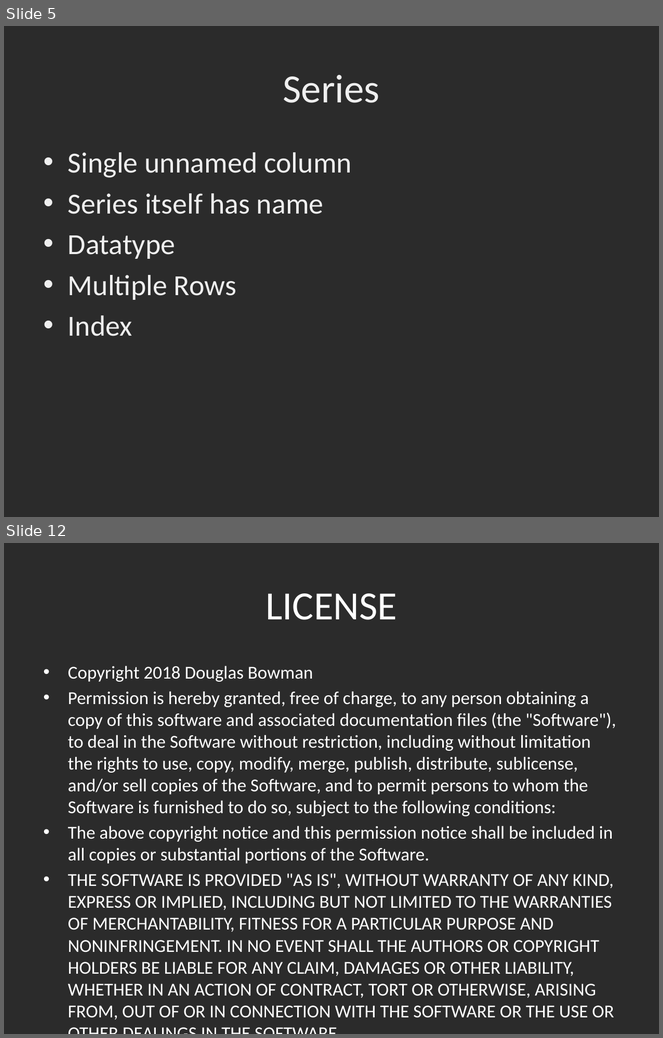
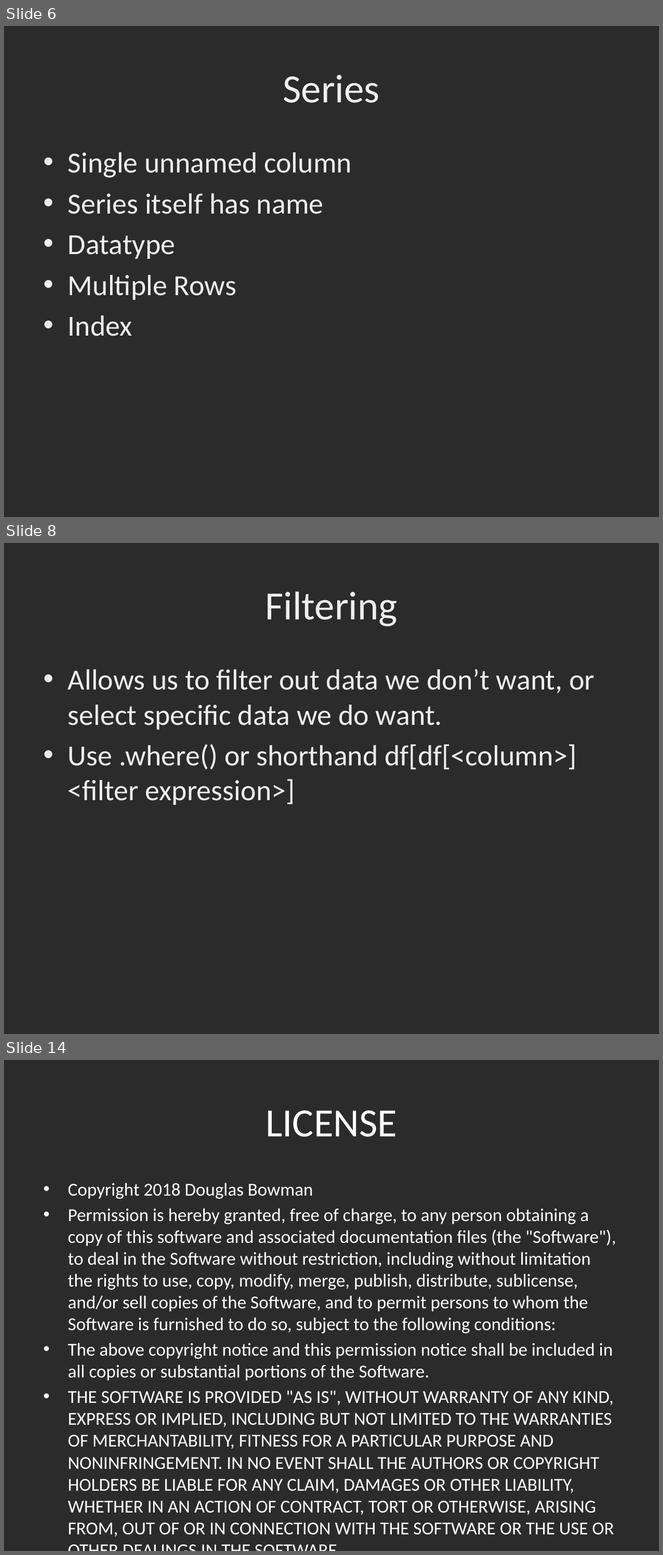
Before and after one commit to dbowmans46/PracticalProgramming, a slide deck: Session 7 - Python/Instructional Material/Session 7 – Python Pandas Data Wrangling.pptx. Shown one above the other, each under a label of ours: slides 5 and 12 before the commit, slides 6, 8 and 14 after it; the slides between them are not shown. The pictures are 663x1038 and 663x1555 pixels, drawn with LibreOffice and Linux fonts; fonts in the diff are those of the drawing; background and template pictures are left out; a plain dark background stands for a picture behind light text. Boxes give left, top, right and bottom in pixels: in the first picture for what was removed or moved away, otherwise in the second. Text is boxed around its words. In the diff, an @@ line names an element or a change of style, - is before the commit and + after.

```diff
--- a/Session 7 - Python/Instructional Material/Session 7 – Python Pandas Data Wrangling.pptx
+++ b/Session 7 - Python/Instructional Material/Session 7 – Python Pandas Data Wrangling.pptx
@@ slide 8 added at [4, 543, 659, 1034], background picture (left out) @@
@@ title added at [265, 591, 398, 627], 44 pt, text #EFEFEF @@
+Filtering
@@ text added at [68, 669, 595, 805], 32 pt, text #EFEFEF @@
+• Allows us to filter out data we don’t want, or select specific data we do want.
+• Use .where() or shorthand df[df[<column>] <filter expression>]
@@ what was slide 5 is now slide 6 @@
@@ what was slide 12 is now slide 14 @@
```
Also in this commit, not shown: 5 slides changed, 2 other slides added, 1 slide removed.
